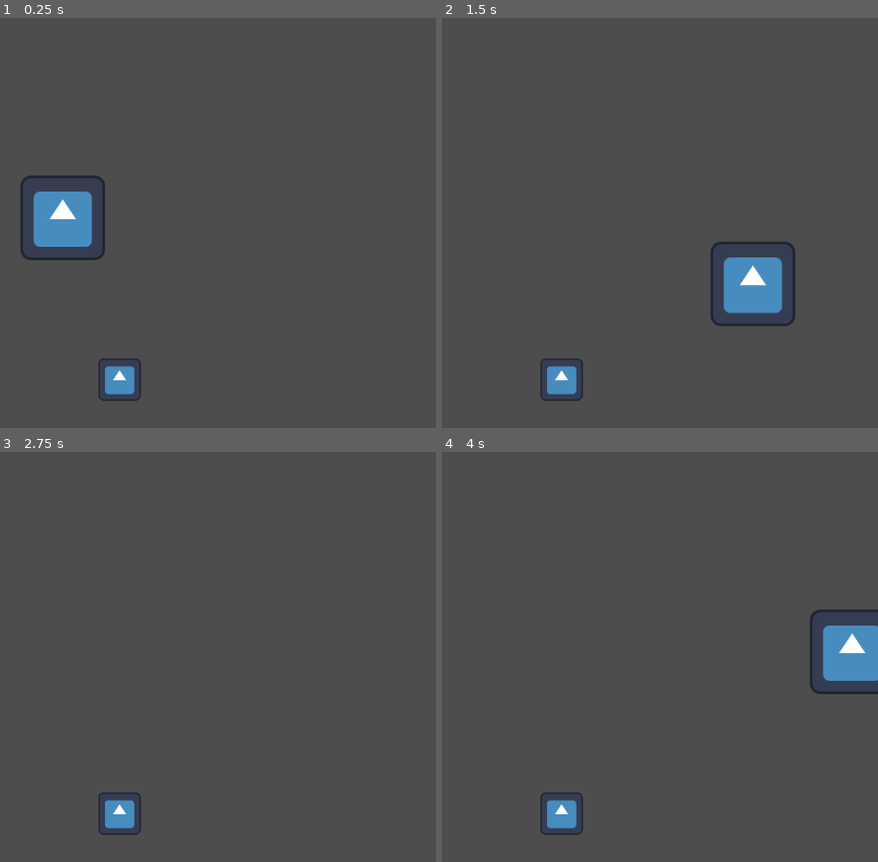
Above: before the commit, frames 1-4 (two rows, left to right).
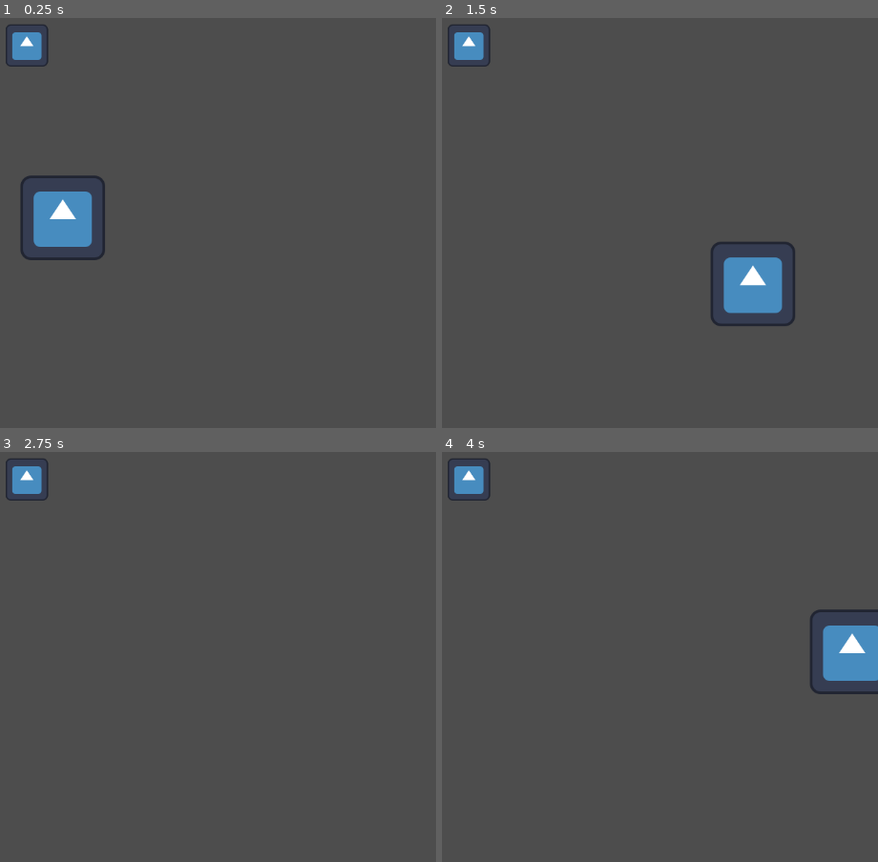
Above: after the commit, the same moments.

Repository: Izamu69/halloween-game
Game: Godot game, scene res://scenes/game.tscn
Same seed, same stepped clock (60 frames per second), same inputs: the game is played once before the commit and once after it. The engine's default icon, where the game draws it, is replaced by a stand-in: a white triangle on a blue panel in a dark square.
Inputs:
- Up to frame 1 (0.25 s): no input
- Up to frame 2 (1.5 s): tap Enter at 0.5 s; hold D (right) 0.53-1.28 s; hold S (down) from 1.28 s (still down)
- Up to frame 3 (2.75 s): release S (down) at 2.03 s; hold D (right) from 2.03 s (still down)
- Up to frame 4 (4 s): tap Space at 2.75 s; release D (right) at 2.78 s; hold W (up) 2.78-3.53 s; tap Enter at 3.5 s; hold A (left) from 3.53 s (still down)

The runs differ from the first frame. In frame 1, 1.3% of the frame differs, in the area x 1-33%, y 1-94%; in frame 2, 1.3%; in frame 3, 1.3%; in frame 4, 1.3%.

Commit message:
Now new pumpkin spawns after pickup

Diff:
--- a/halloween-game/scenes/game.tscn
+++ b/halloween-game/scenes/game.tscn
@@ -6,9 +6,9 @@
 
 [sub_resource type="Curve2D" id="Curve2D_yqjtg"]
 _data = {
-"points": PackedVector2Array(0, 0, 0, 0, -463, -261, 0, 0, 0, 0, 445, -248, 0, 0, 0, 0, 448, 251, 0, 0, 0, 0, -468, 250, 0, 0, 0, 0, -463, -261, 0, 0, 0, 0, 311, 158, 0, 0, 0, 0, 292, -142, 0, 0, 0, 0, 147, -126, 0, 0, 0, 0, -336, 158, 0, 0, 0, 0, -463, -261)
+"points": PackedVector2Array(0, 0, 0, 0, -463, -261, 0, 0, 0, 0, 445, -248, 0, 0, 0, 0, 448, 251, 0, 0, 0, 0, -468, 250, 0, 0, 0, 0, -463, -261, 0, 0, 0, 0, -463, -261, 0, 0, 0, 0, 347, -166, 0, 0, 0, 0, 343, 163, 0, 0, 0, 0, -363, 173, 0, 0, 0, 0, -452, -253, 0, 0, 0, 0, -463, -261)
 }
-point_count = 10
+point_count = 11
 
 [node name="game" type="Node2D"]
 script = ExtResource("1_lnu2h")
--- a/halloween-game/scripts/game_manager.gd
+++ b/halloween-game/scripts/game_manager.gd
@@ -3,6 +3,13 @@
 @export var pumpkin_scene: PackedScene
 
 func _ready() -> void:
+	spawn_pumpkin()
+
+func _process(_delta: float) -> void:
+	if !get_node(".").has_node("pumpkin"):
+		spawn_pumpkin()
+
+func spawn_pumpkin() -> void:
 	var pumpkin = pumpkin_scene.instantiate()
 
 	var pumpkin_spawn_location = $Path2D/PathFollow2D
